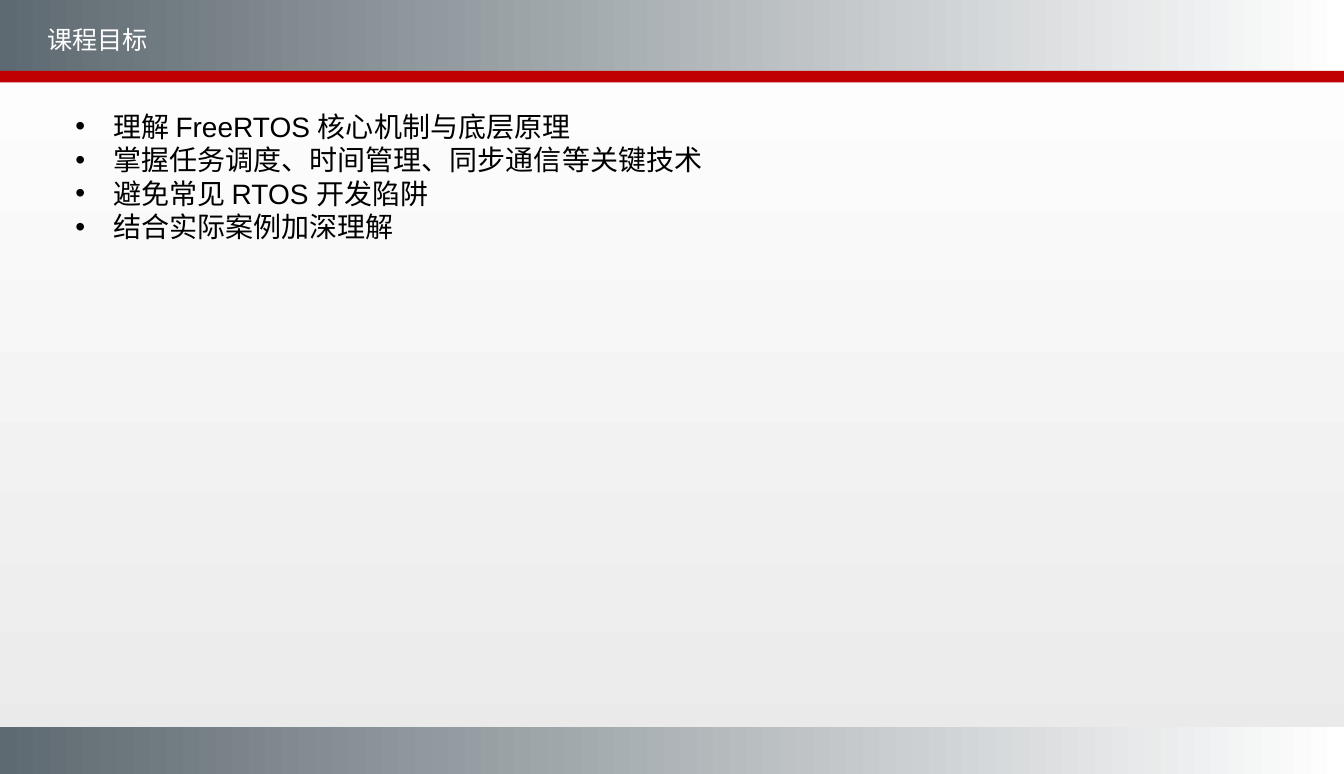
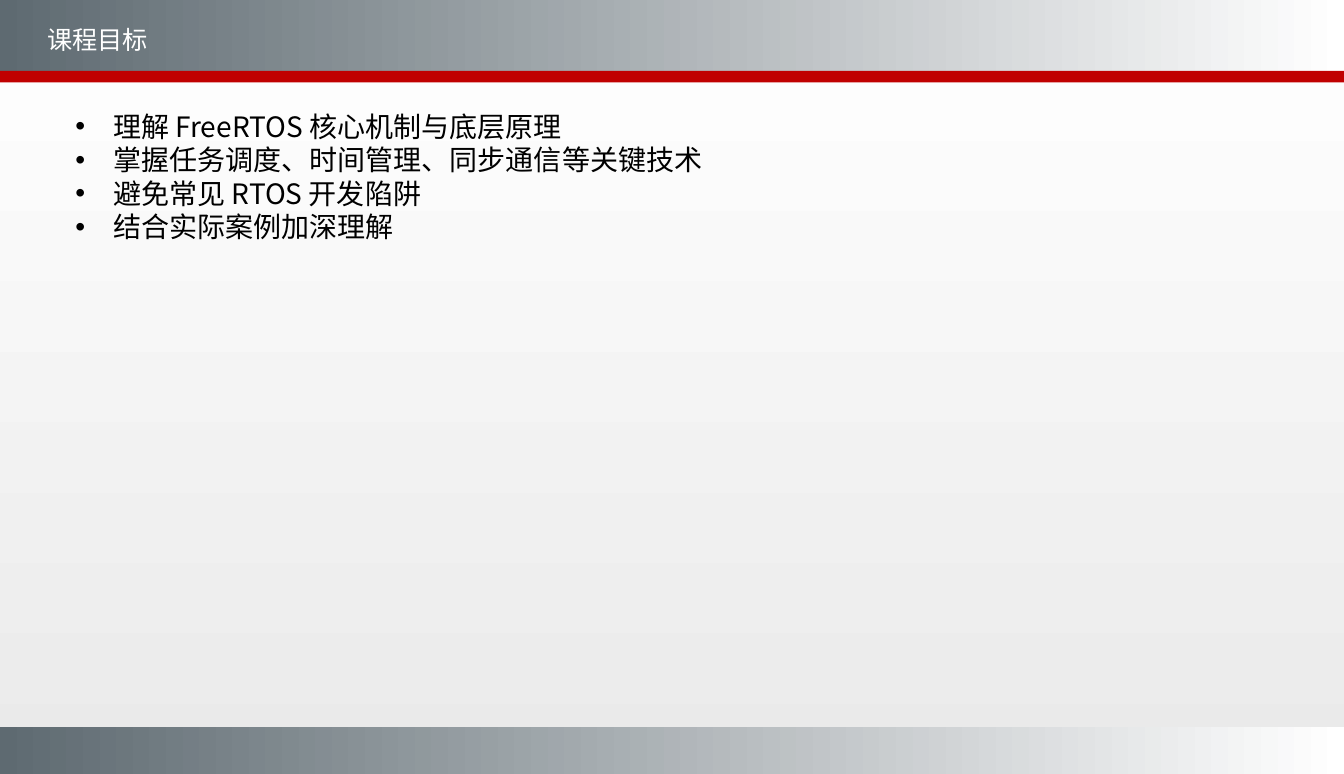
Before and after one commit to Dropboxcodedragon/Embedded, a slide deck: slide 2 of 4、FreeRTOS核心机制.pptx. Drawn at 1344x774 pixels with LibreOffice and Linux fonts; fonts in the diff are those of the drawing; background and template pictures are left out. Boxes give left, top, right and bottom in pixels: in the first picture for what was removed or moved away, otherwise in the second. Text is boxed around its words. In the diff, an @@ line names an element or a change of style, - is before the commit and + after.

```diff
--- a/4、FreeRTOS核心机制.pptx
+++ b/4、FreeRTOS核心机制.pptx
@@ text "理解 FreeRTOS 核心机制与底层原理" at box(113, 113, 702, 240): font Arial to Noto Sans CJK SC @@
```
Also in this commit, not shown: 7 other slides changed, 3 slides added, 1 slide removed, 8 other files.
